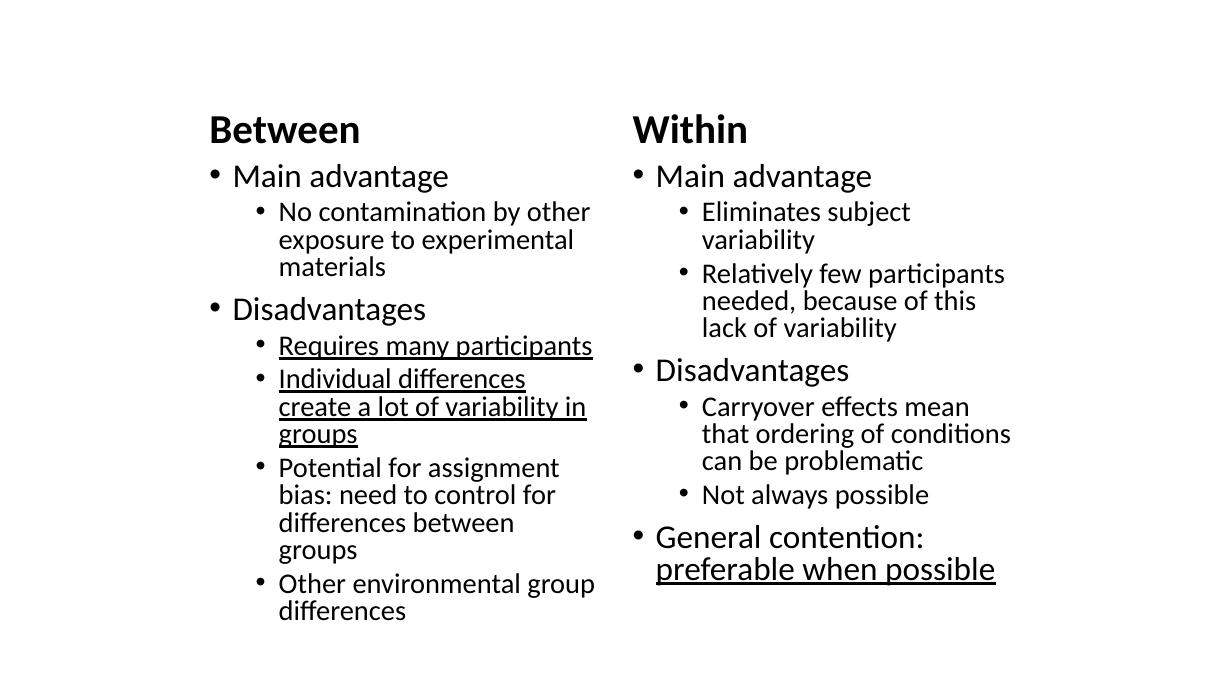
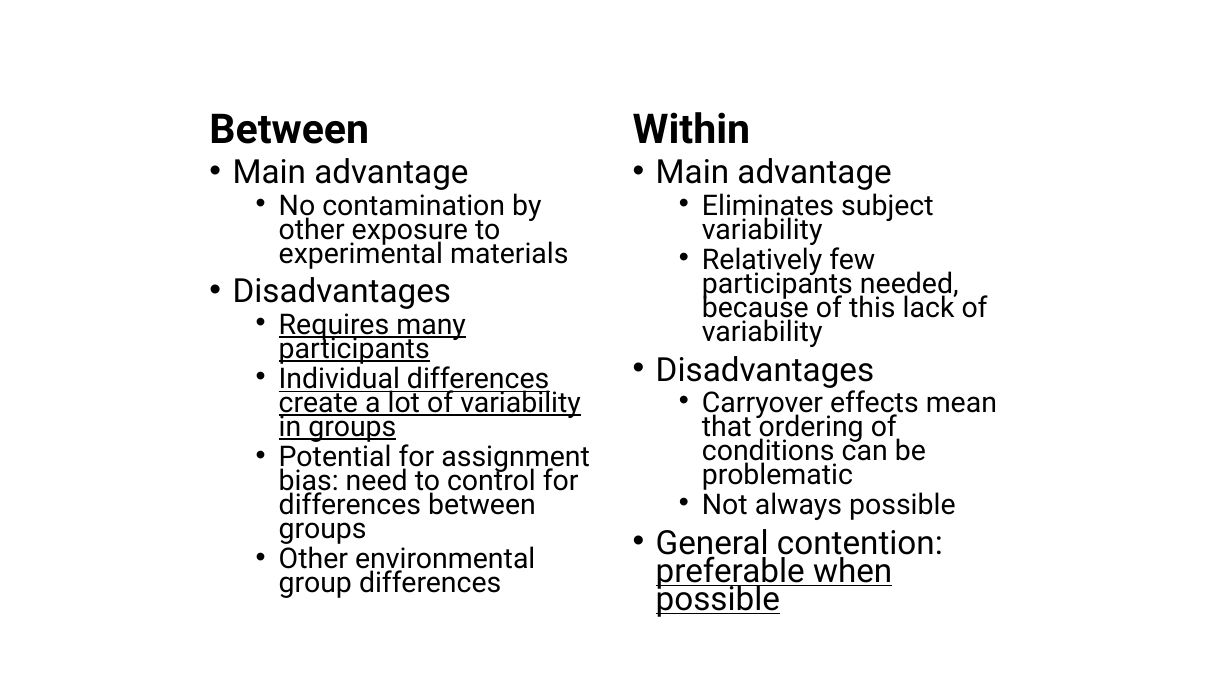
Before and after one commit to langcog/experimentology, a slide deck: slide 1 of images/design/src/between-within.pptx. Drawn at 1232x693 pixels with LibreOffice and Linux fonts; fonts in the diff are those of the drawing. Boxes give left, top, right and bottom in pixels: in the first picture for what was removed or moved away, otherwise in the second. Text is boxed around its words. In the diff, an @@ line names an element or a change of style, - is before the commit and + after.

```diff
--- a/images/design/src/between-within.pptx
+++ b/images/design/src/between-within.pptx
@@ text "Between" at box(209, 113, 369, 144): font Calibri to Roboto @@
@@ text "Within" at box(633, 112, 751, 144): font Calibri to Roboto @@
@@ text "Main advantage" at box(233, 158, 590, 598): font Calibri to Roboto; line spacing 0.8 to 0.7 @@
@@ text "Main advantage" at box(656, 158, 997, 617): font Calibri to Roboto; line spacing 0.8 to 0.7 @@
```
Also in this commit, not shown: 4 other slides changed, 26 other files.
